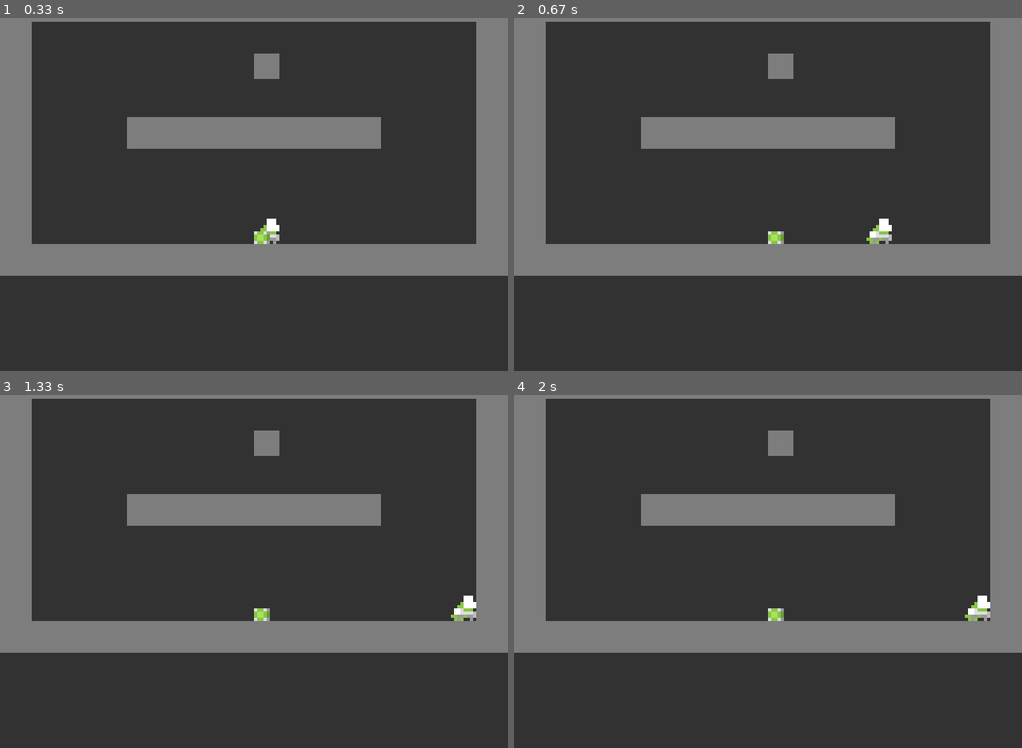
Above: before the commit, frames 1-4 (two rows, left to right).
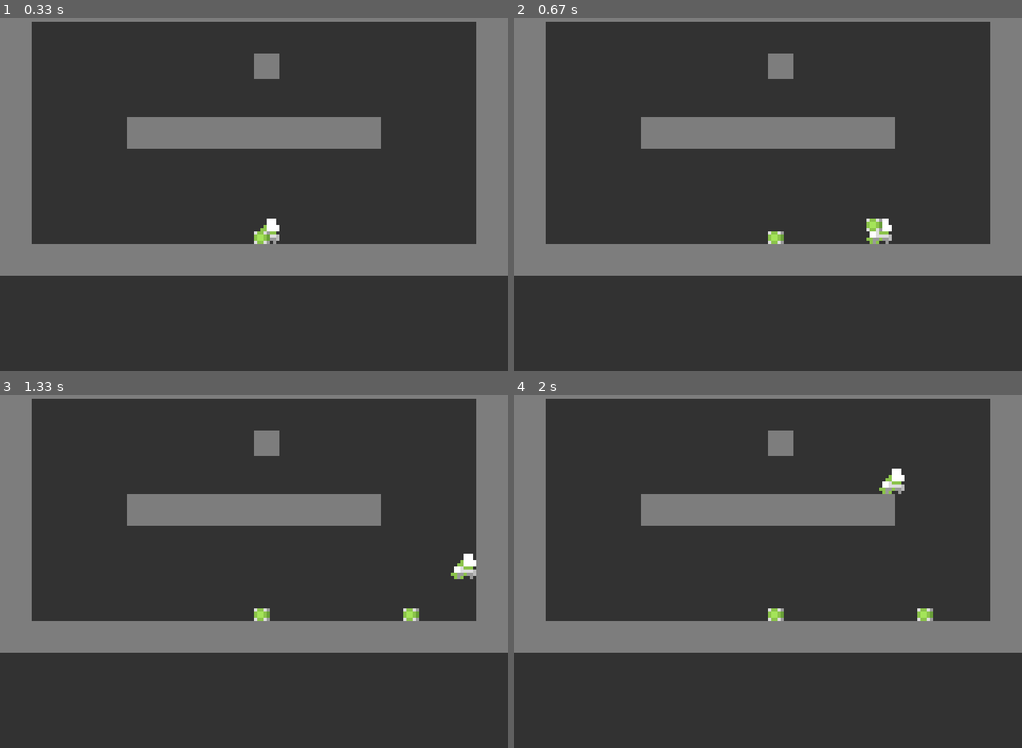
Above: after the commit, the same moments.

Repository: DJan03/ThrowTheBox_pygame
Game: pygame game, started from main.py
The game is run twice, just before and just after one commit, with the same random seed, the same clock (stepped at 60 frames per second) and the same inputs.
Inputs:
- Up to frame 1 (0.33 s): no input
- Up to frame 2 (0.67 s): hold X from 0.33 s (still down); hold Right from 0.33 s (still down)
- Up to frame 3 (1.33 s): release X at 0.8 s; release Right at 0.8 s; hold C 0.83-1.3 s; hold Right 0.83-1.3 s
- Up to frame 4 (2 s): hold C 1.33-1.8 s; hold Right 1.33-1.8 s; hold Right from 1.83 s (still down)

Frame 1 is identical in both runs. In frame 2, 0.1% of the frame differs, in the area x 69-73%, y 56-61%; in frame 3, 0.6%, in the area x 79-94%, y 44-65%; in frame 4, 0.6%.

Commit message:
change control. Remove print player position

Diff:
--- a/main.py
+++ b/main.py
@@ -109,8 +109,10 @@
     def __init__(self, group: pygame.sprite.Group,
                  left=pygame.K_LEFT,
                  right=pygame.K_RIGHT,
-                 up=pygame.K_UP, down=pygame.K_DOWN,
-                 use=pygame.K_SPACE):
+                 up=pygame.K_UP,
+                 down=pygame.K_DOWN,
+                 jump=pygame.K_c,
+                 hold=pygame.K_x):
         super().__init__(group)
 
         self.image = pygame.transform.scale(pygame.image.load("hero.png"), (40, 40))
@@ -130,10 +132,11 @@
         self.RIGHT = right
         self.UP = up
         self.DOWN = down
-        self.USE = use
+        self.JUMP = jump
+        self.HOLD = hold
         self.keys = {}
 
-        for i in [self.LEFT, self.RIGHT, self.UP, self.DOWN, self.USE]:
+        for i in [self.LEFT, self.RIGHT, self.UP, self.DOWN, self.JUMP, self.HOLD]:
             self.keys[i] = False
 
         self.ready_to_jump = False
@@ -168,8 +171,8 @@
         else:
             self.velocity_x = 0
 
-        if self.keys[self.UP] and self.ready_to_jump:
-            self.keys[self.UP] = False
+        if self.keys[self.JUMP] and self.ready_to_jump:
+            self.keys[self.JUMP] = False
             self.ready_to_jump = False
             self.velocity_y = -40
 
@@ -191,9 +194,9 @@
                 if self.keys[self.RIGHT]:
                     self.velocity_y = GRAVITY // 4
 
-                    if self.keys[self.UP]:
+                    if self.keys[self.JUMP]:
                         self.keys[self.RIGHT] = False
-                        self.keys[self.UP] = False
+                        self.keys[self.JUMP] = False
                         self.impulse_x = -20
                         self.velocity_y = -30
             elif self.velocity_x < 0:
@@ -203,9 +206,9 @@
                 if self.keys[self.LEFT]:
                     self.velocity_y = GRAVITY // 4
 
-                    if self.keys[self.UP]:
+                    if self.keys[self.JUMP]:
                         self.keys[self.LEFT] = False
-                        self.keys[self.UP] = False
+                        self.keys[self.JUMP] = False
                         self.impulse_x = 20
                         self.velocity_y = -30
 
@@ -223,17 +226,29 @@
             self.velocity_y = 0
 
         # boxes
-        if self.holding_box is None and self.keys[self.USE]:
+        if self.holding_box is None and self.keys[self.HOLD]:
             box = pygame.sprite.spritecollideany(self, objectManager.get(ObjectManager.BOX_KEY))
             if box != None:
                 self.holding_box = objectManager.get(ObjectManager.BOX_KEY).pop(objectManager.get(ObjectManager.BOX_KEY).index(box)) # TODO: fix this strange line
                 self.holding_box.apply_velocity = False
-        if self.holding_box != None and self.keys[self.USE]:
+        if self.holding_box != None and self.keys[self.HOLD]:
             self.holding_box.rect.x = self.rect.x
             self.holding_box.rect.y = self.rect.y
 
-        if self.holding_box != None and self.keys[self.USE] == False:
-            self.holding_box.set_velocity(self.velocity_x * 5, self.velocity_y * 3 - 20)
+        if self.holding_box != None and self.keys[self.HOLD] == False:
+            v_x = 0
+            v_y = 0
+
+            if self.keys[self.UP]:
+                v_y -= 1
+            if self.keys[self.DOWN]:
+                v_y += 1
+            if self.keys[self.LEFT]:
+                v_x -= 1
+            if self.keys[self.RIGHT]:
+                v_x += 1
+
+            self.holding_box.set_velocity(v_x * 20, v_y * 20 - 20)
             self.holding_box.apply_velocity = True
             objectManager.get(ObjectManager.BOX_KEY).append(self.holding_box) # TODO: change strange line
             self.holding_box = None
@@ -241,8 +256,6 @@
         if self.rect.x < 0 or self.rect.x > WIDTH or self.rect.y < 0 or self.rect.y > HEIGHT:
             self.rect.x = WIDTH // 2
             self.rect.y = HEIGHT // 2
-
-        print(self.rect.x, self.rect.y)
 
 
 class Enemy(pygame.sprite.Sprite):
--- /dev/null
+++ b/prot_01.py
@@ -0,0 +1,153 @@
+import pygame
+from typing import List, Dict
+
+
+WIDTH, HEIGHT = 800, 600
+FPS = 60
+
+GRAVITY = 4000
+MOVE_SPEED = 300
+JUMP_VELOCITY = 1000
+
+class Block(pygame.sprite.Sprite):
+    color = (125, 125, 125)
+
+    def __init__(self, group, x, y, w, h, is_for_jumping=False):
+        super().__init__(group)
+        self.image = pygame.Surface((w, h))
+        self.image.fill(Block.color)
+        self.rect = self.image.get_rect()
+        self.rect.x = x
+        self.rect.y = y
+
+        self.is_for_jumping = is_for_jumping
+
+
+class GameObject(pygame.sprite.Sprite):
+    def __init__(self, group: pygame.sprite.Group, apply_gravity: bool, lose_velocity: bool, image: pygame.Surface):
+        super().__init__(group)
+        self.apply_gravity = apply_gravity
+        self.lose_velocity = lose_velocity
+
+        self.image = image
+        self.rect = self.image.get_rect()
+
+        self.velocity_x = 0
+        self.velocity_y = 0
+
+    def update(self, blocks, delta_time):
+        # TODO: create new method for every section
+        if self.lose_velocity:
+            pass
+
+        self.rect.x += self.velocity_x * delta_time
+
+        block_hit_list = pygame.sprite.spritecollide(self, blocks, False)
+        for block in block_hit_list:
+            if self.velocity_x > 0:
+                self.rect.right = block.rect.left
+            elif self.velocity_x < 0:
+                self.rect.left = block.rect.right
+
+        if self.apply_gravity:
+            self.velocity_y += GRAVITY * delta_time
+        self.rect.y += self.velocity_y * delta_time
+
+        block_hit_list = pygame.sprite.spritecollide(self, blocks, False)
+        for block in block_hit_list:
+            if self.velocity_y > 0:
+                self.rect.bottom = block.rect.top
+
+                if type(self) == Player:
+                    self.already_jumped = False
+            elif self.velocity_y < 0:
+                self.rect.top = block.rect.bottom
+
+            self.velocity_y = 0
+
+
+    def set_velocity(self, x: int, y: int):
+        self.velocity_x = x
+        self.velocity_y = y
+
+
+class Player(GameObject):
+    def __init__(self, group: pygame.sprite.Group, image: pygame.Surface, keys: Dict[int, bool]):
+        super().__init__(group, True, True, image)
+
+        #self.speed = 10
+        self.keys = keys # TODO: need to rework
+
+        self.rect.x = WIDTH // 2
+        self.rect.y = HEIGHT // 2
+
+        self.already_jumped = False
+
+    def control(self, event):
+        if event.type == pygame.KEYDOWN:
+            for key in self.keys:
+                if event.key == key:
+                    self.keys[key] = True
+                    break
+        if event.type == pygame.KEYUP:
+            for key in self.keys:
+                if event.key == key:
+                    self.keys[key] = False
+                    break
+
+    def move(self):
+        input = [self.keys[key] for key in self.keys]
+
+        if input[0] and input[1]:
+            self.velocity_x = 0
+        elif input[0]:
+            self.velocity_x = -MOVE_SPEED
+        elif input[1]:
+            self.velocity_x = MOVE_SPEED
+        else:
+            self.velocity_x = 0
+
+        if input[2] and not(self.already_jumped):
+            self.already_jumped = True
+            self.velocity_y = -JUMP_VELOCITY
+
+
+def main():
+    pygame.init()
+    screen = pygame.display.set_mode((WIDTH, HEIGHT))
+
+    square = pygame.Surface((50, 50))
+    square.fill((255, 255, 255))
+
+    sprite_group = pygame.sprite.Group()
+
+    player = Player(sprite_group, square, {pygame.K_LEFT: False, pygame.K_RIGHT: False, pygame.K_UP: False, pygame.K_SPACE: False})
+
+    blocks = []
+    blocks.append(Block(sprite_group, 0, HEIGHT - 200, WIDTH, 200))
+    blocks.append(Block(sprite_group, 0, 0, WIDTH, 100))
+    blocks.append(Block(sprite_group, 300, 200, 200, 50))
+    blocks.append(Block(sprite_group, 0, 0, 100, HEIGHT))
+    blocks.append(Block(sprite_group, WIDTH - 100, 0, 100, HEIGHT))
+
+    clock = pygame.time.Clock()
+    RUN = True
+
+    while RUN:
+        for event in pygame.event.get():
+            if event.type == pygame.QUIT:
+                RUN = False
+            player.control(event)
+
+        screen.fill((50, 50, 50))
+
+        sprite_group.update(blocks, clock.get_time() / 1000)
+        sprite_group.draw(screen)
+        player.move()
+        pygame.display.flip()
+        clock.tick(FPS)
+
+
+if __name__ == "__main__":
+    main()
+    pygame.quit()
